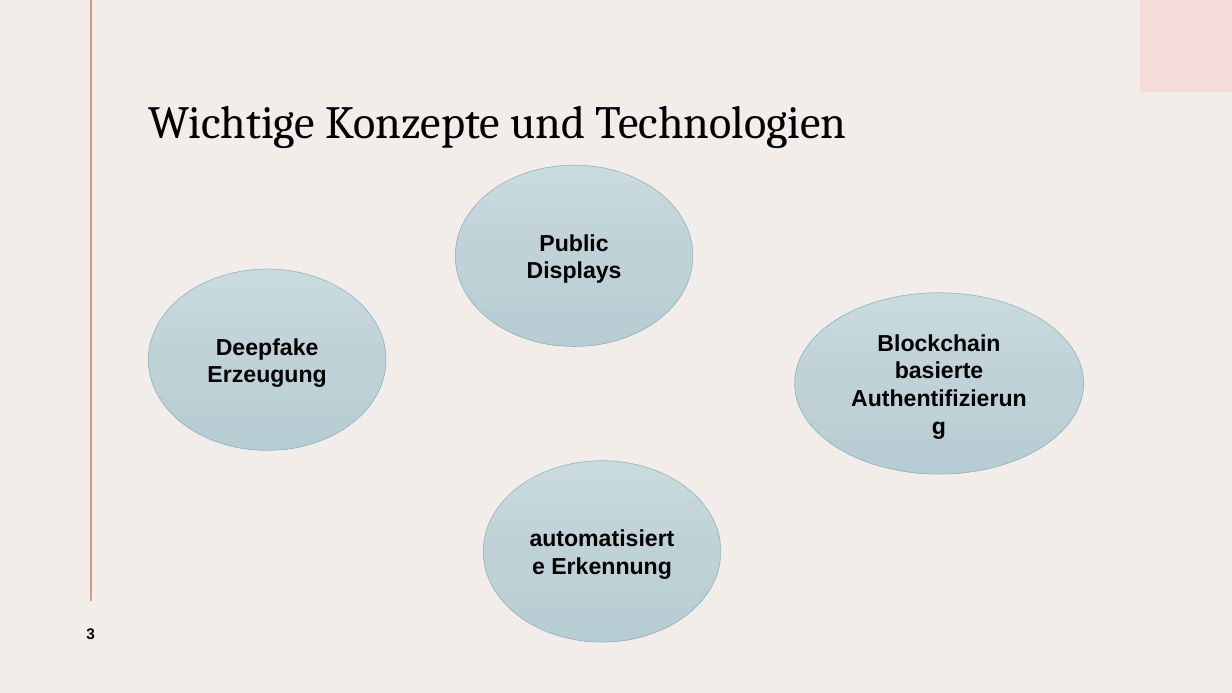
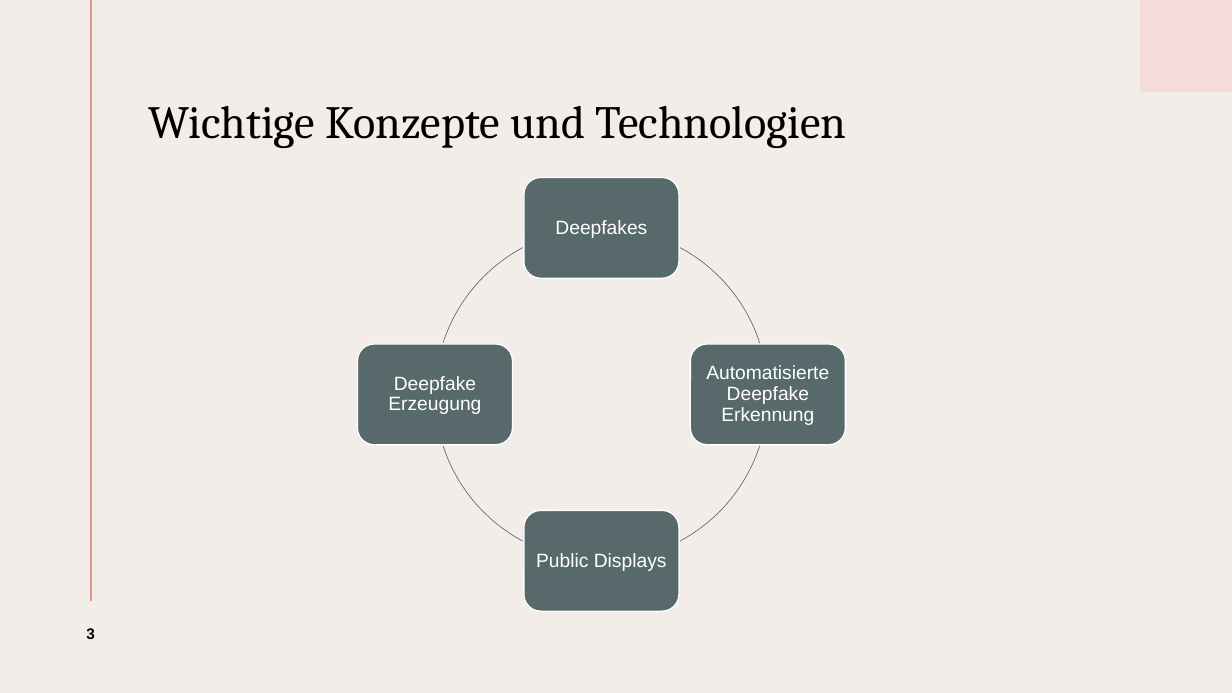
Before and after one commit to ToniHantschmann/deepfake_detector, a slide deck: slide 3 of presentation/presentation.pptx. Drawn at 1232x693 pixels with LibreOffice and Linux fonts; fonts in the diff are those of the drawing. Boxes give left, top, right and bottom in pixels: in the first picture for what was removed or moved away, otherwise in the second. Text is boxed around its words. In the diff, an @@ line names an element or a change of style, - is before the commit and + after.

```diff
--- a/presentation/presentation.pptx
+++ b/presentation/presentation.pptx
@@ group added at bbox=[358, 177, 846, 611]: 4 rounded rectangles, 4 freeform shapes, 2 texts @@
+Deepfakes
+Automatisierte Deepfake Erkennung
@@ ellipse removed at bbox=[795, 293, 1084, 474] @@
-Blockchain basierte Authentifizierung
@@ text "Deepfake Erzeugung": place and size @@
-text "Deepfake Erzeugung" at bbox=[149, 269, 386, 450]
+text "Deepfake Erzeugung" at bbox=[388, 376, 481, 414]
@@ text "Deepfake Erzeugung" at bbox=[388, 376, 481, 414]: size 18 to 15 pt, text colour #000000 to #FFFFFF, bold off; line spacing 1 to 0.9; more space between paragraphs; fill gradient #CBDBDF to #BFD3D7 to #B6CED3 to none; outline #95B8BF 0.5 pt to none @@
@@ ellipse removed at bbox=[483, 461, 721, 642] @@
-automatisierte Erkennung
@@ text "Public Displays" at bbox=[536, 553, 667, 571]: size 18 to 15 pt, text colour #000000 to #FFFFFF, bold off; line spacing 1 to 0.9; more space between paragraphs; fill gradient #CBDBDF to #BFD3D7 to #B6CED3 to none; outline #95B8BF 0.5 pt to none @@
@@ text "Public Displays": place and size @@
-text "Public Displays" at bbox=[456, 165, 693, 347]
+text "Public Displays" at bbox=[536, 553, 667, 571]
```
Also in this commit, not shown: 6 other slides changed, 9 slides added, 1 slide removed.
